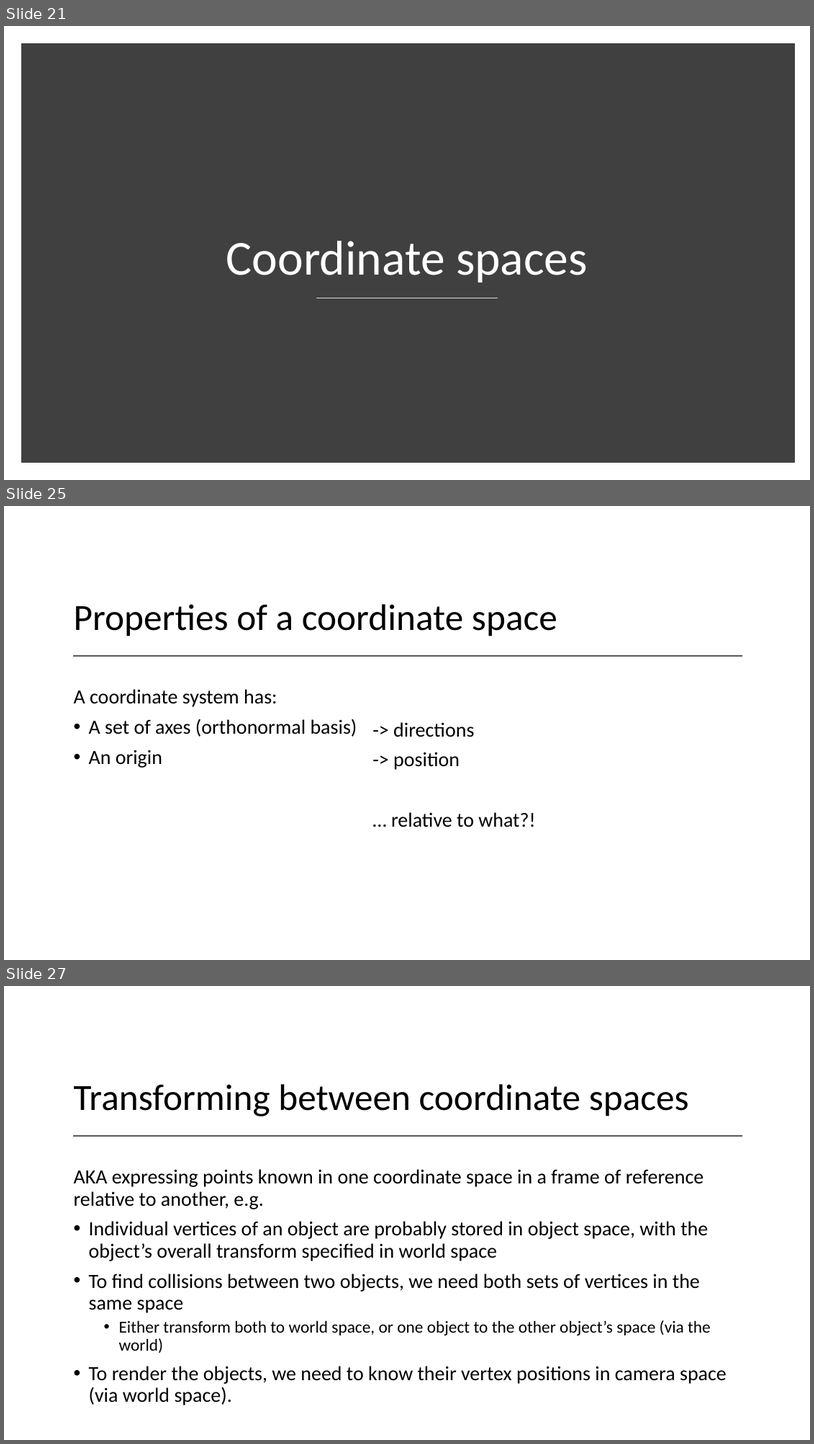
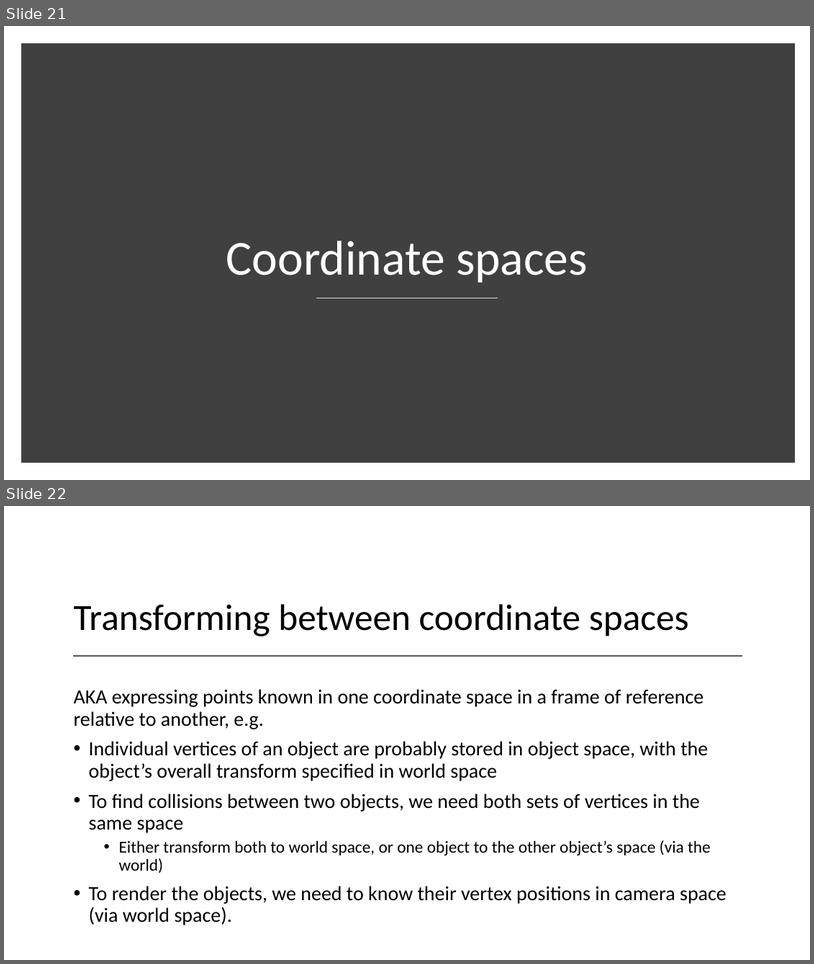
Before and after one commit to Falmouth-Games-Academy/bsc-course-materials, a slide deck: COMP270/08/2020-21-COMP270-08-lecture-materials.pptx. Shown one above the other, each under a label of ours: slides 21, 25 and 27 before the commit, slides 21 and 22 after it; the slides between them are not shown. The pictures are 814x1444 and 814x964 pixels, drawn with LibreOffice and Linux fonts; fonts in the diff are those of the drawing. Boxes give left, top, right and bottom in pixels: in the first picture for what was removed or moved away, otherwise in the second. Text is boxed around its words. In the diff, an @@ line names an element or a change of style, - is before the commit and + after.

```diff
--- a/COMP270/08/2020-21-COMP270-08-lecture-materials.pptx
+++ b/COMP270/08/2020-21-COMP270-08-lecture-materials.pptx
@@ slide 25 removed at box(4, 506, 810, 960), background #FFFFFF @@
@@ title removed at box(74, 604, 558, 636) @@
-Properties of a coordinate space
@@ line removed from (74, 656) to (743, 656) @@
@@ text removed at box(74, 689, 358, 767) @@
-A coordinate system has:
-• A set of axes (orthonormal basis)
-• An origin
@@ text removed at box(391, 722, 535, 827) @@
--> directions
--> position
-… relative to what?!
@@ what was slide 27 is now slide 22 @@
```
Also in this commit, not shown: 4 other slides removed, 27 other files.
